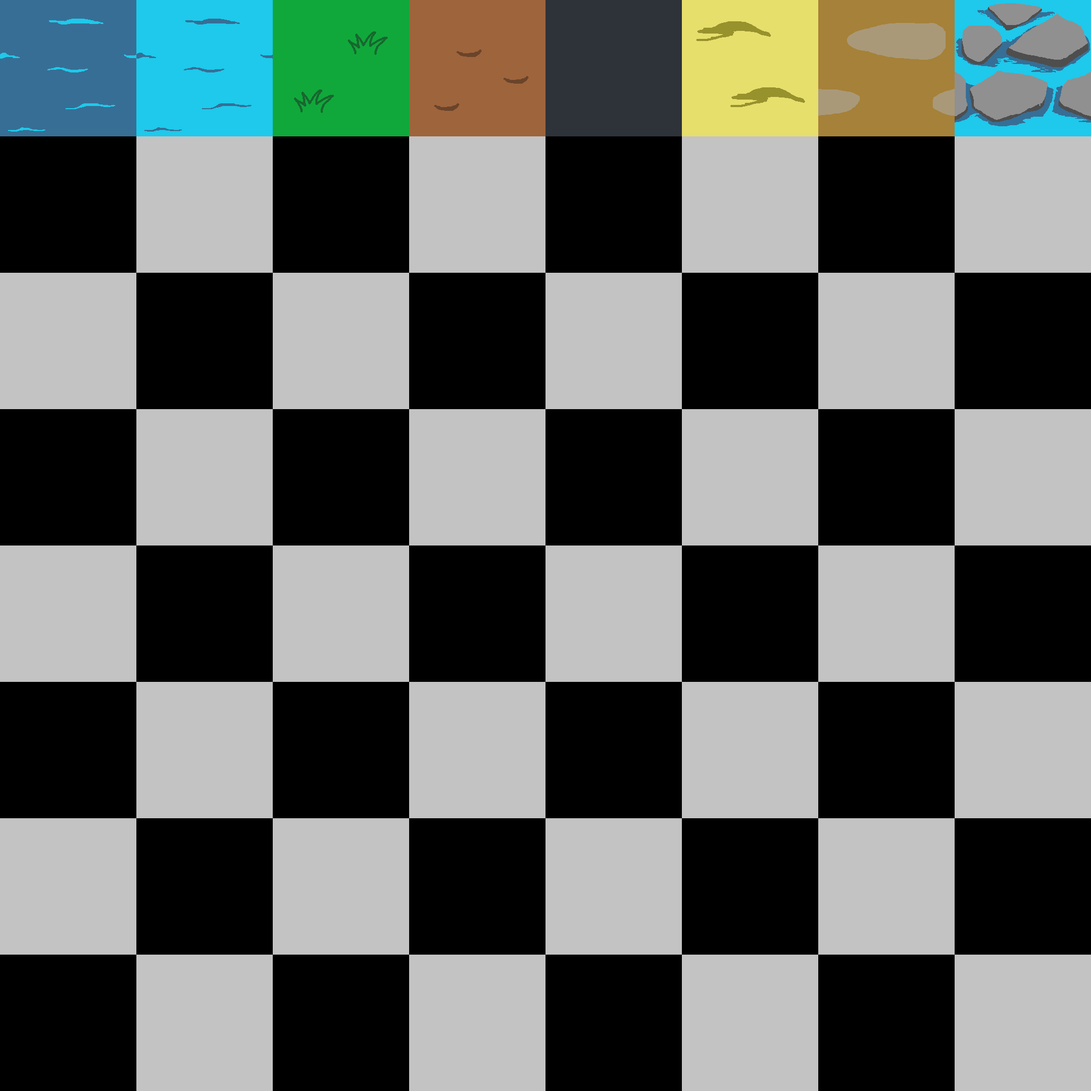
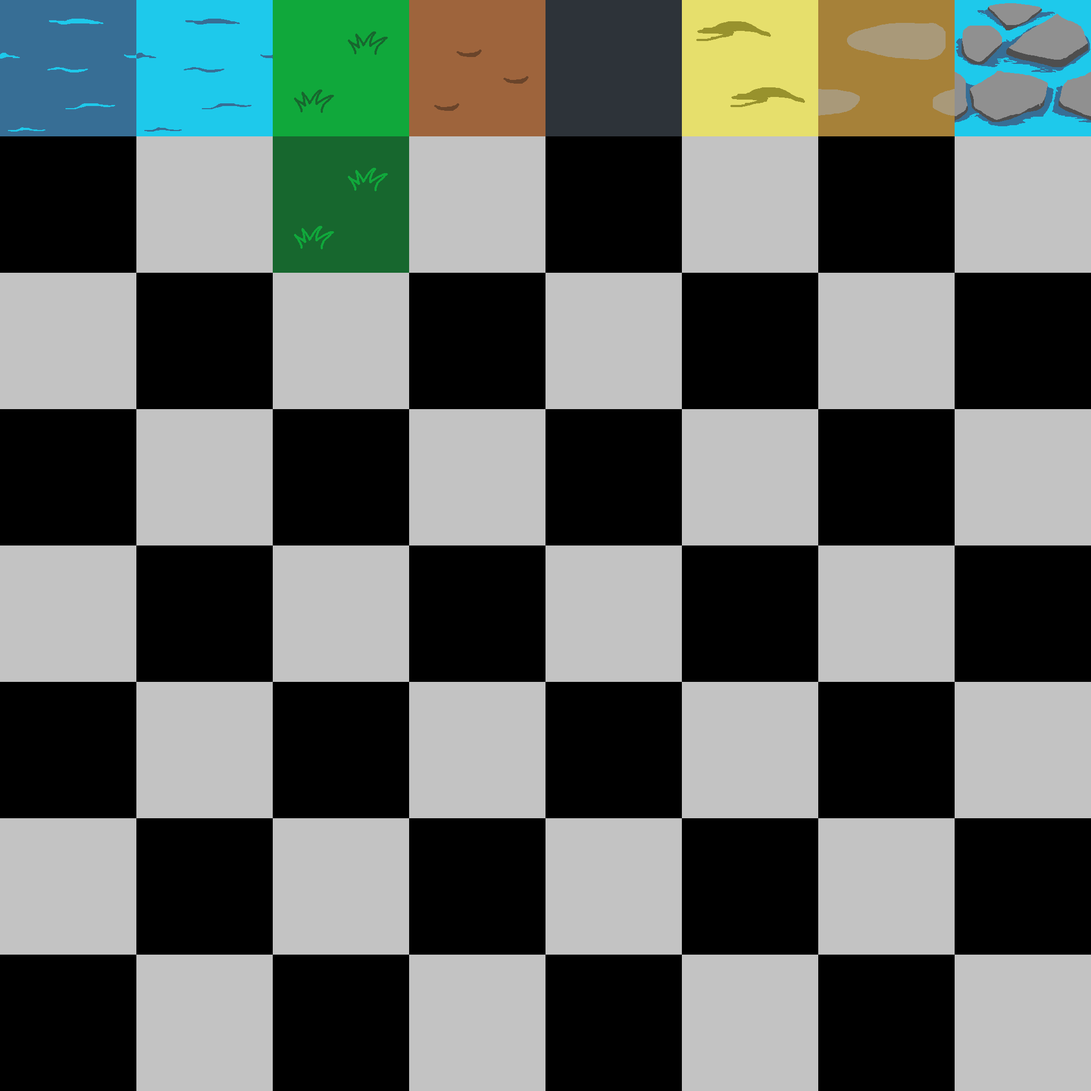
Layer changes from the first (1091, 1091) image to the second:
painted on "Layer 5" over (x1=272, y1=136, x2=410, y2=273)
